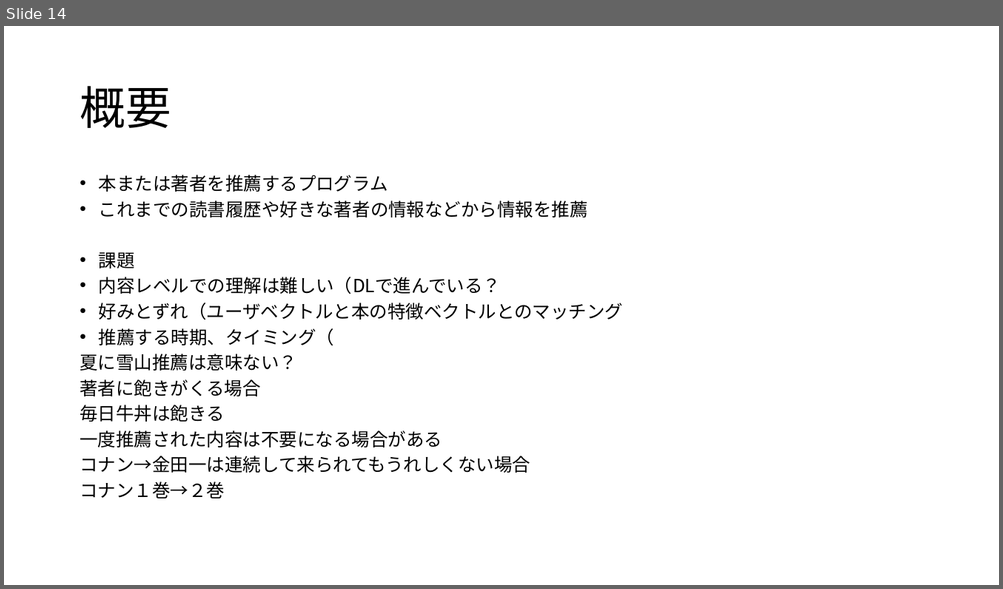
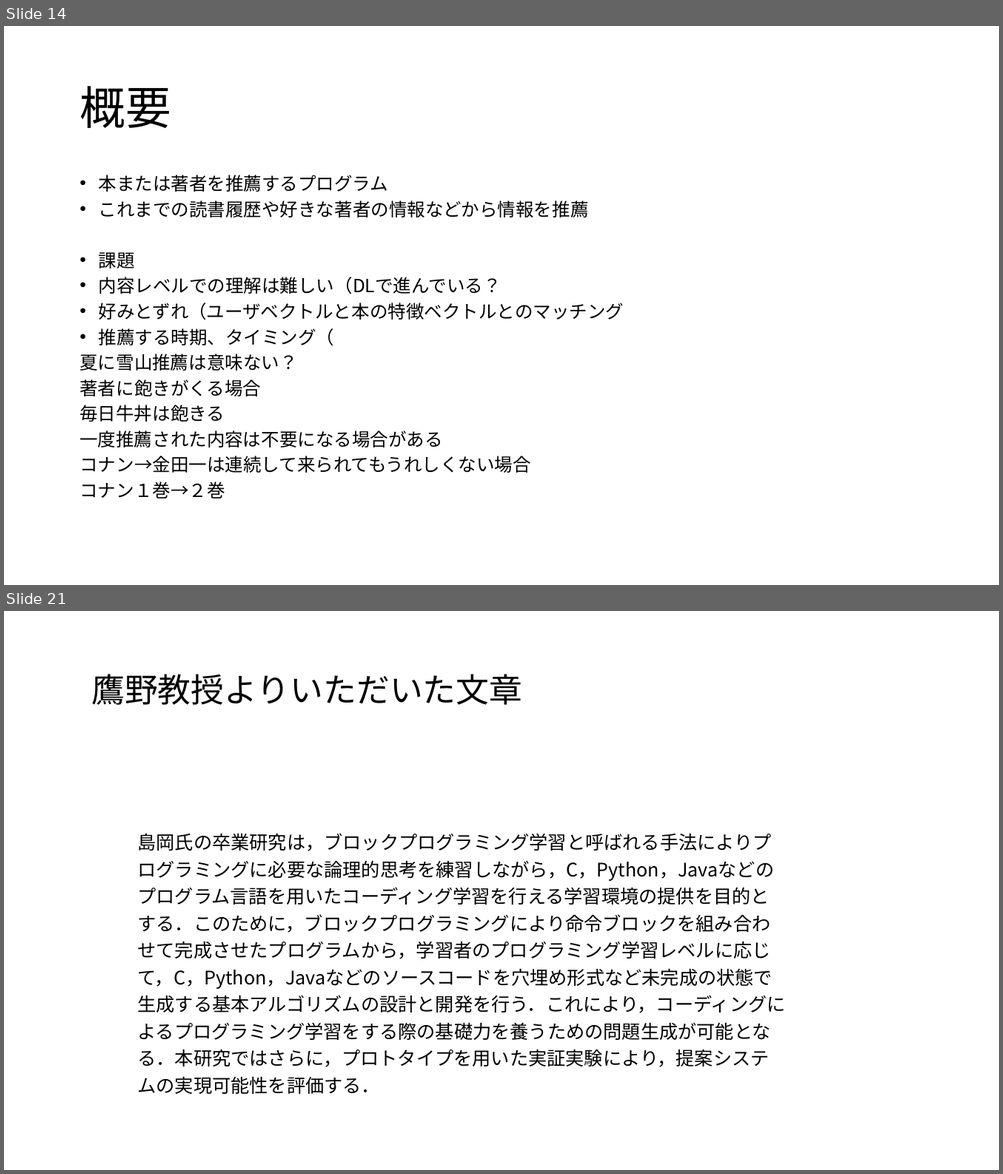
Before and after one commit to kait-takanolab/1821121-shimaoka-thesis, a slide deck: 1821121_shimaoka_sotsuken.pptx. Shown one above the other, each under a label of ours: slide 14 before the commit, slides 14 and 21 after it; the slides between them are not shown. The pictures are 1003x589 and 1003x1174 pixels, drawn with LibreOffice and Linux fonts; fonts in the diff are those of the drawing. Boxes give left, top, right and bottom in pixels: in the first picture for what was removed or moved away, otherwise in the second. Text is boxed around its words. In the diff, an @@ line names an element or a change of style, - is before the commit and + after.

Commit message:
Update 1821121_shimaoka_sotsuken.pptx
卒業研究タイトル案と関連研究について

```diff
--- a/1821121_shimaoka_sotsuken.pptx
+++ b/1821121_shimaoka_sotsuken.pptx
@@ slide 21 added at (4,611,999,1170), background #FFFFFF @@
@@ text added at (91,674,522,705), 32 pt, text #000000 @@
+鷹野教授よりいただいた文章
@@ table added at (130,824,794,1097), 1 rows, 1 columns @@
+島岡氏の卒業研究は，ブロックプログラミング学習と呼ばれる手法によりプログラミングに必要な論理的思考を練習しながら，C，Python，Javaなどのプログラム言語を用いたコーディング学習を行える学習環境の提供を目的とする．このために，ブロックプログラミングにより命令ブロックを組み合わせて完成させたプログラムから，学習者のプログラミング学習レベルに応じて，C，Python，Javaなどのソースコードを穴埋め形式など未完成の状態で生成する基本アルゴリズムの設計と開発を行う．これにより，コーディングによるプログラミング学習をする際の基礎力を養うための問題生成が可能となる．本研究ではさらに，プロトタイプを用いた実証実験により，提案システムの実現可能性を評価する．
```
Also in this commit, not shown: 6 other slides added.
